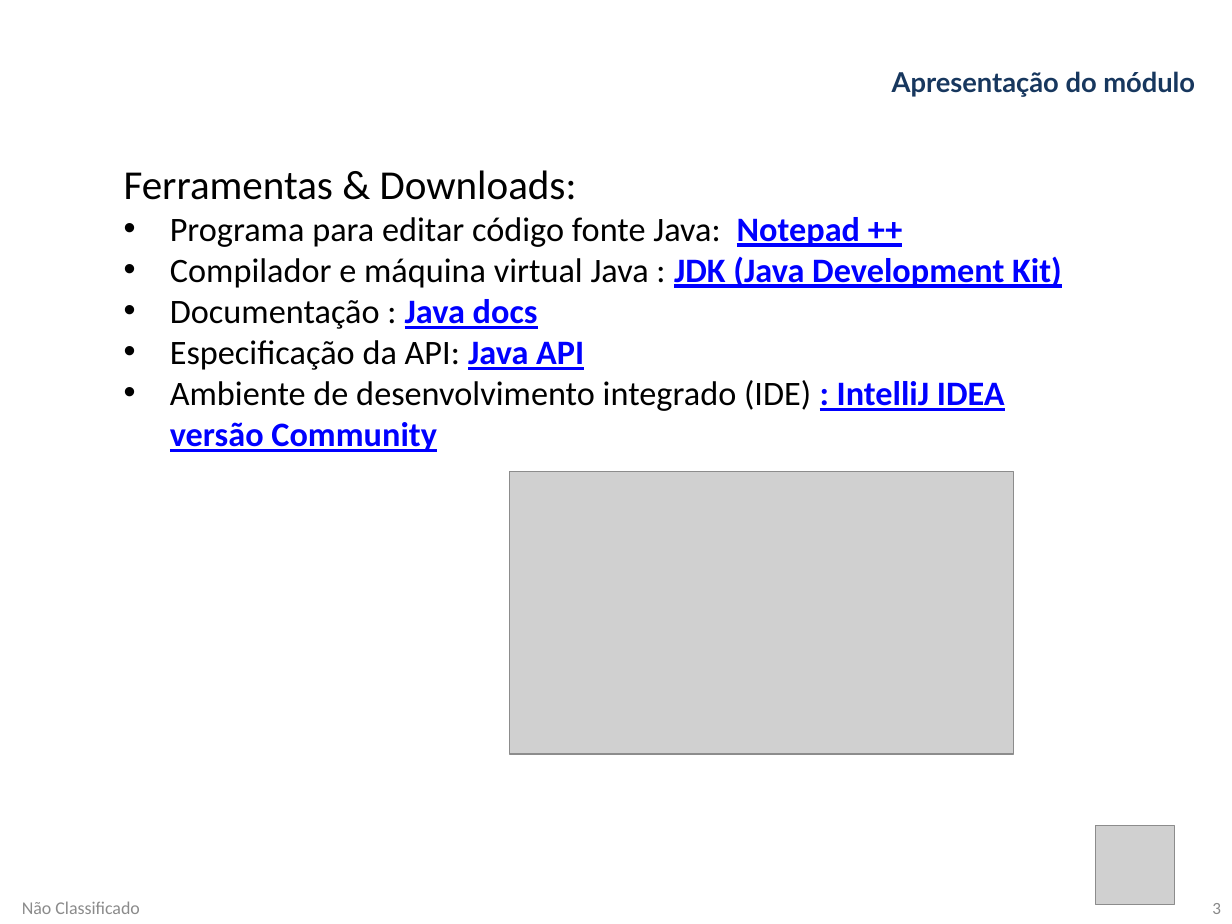
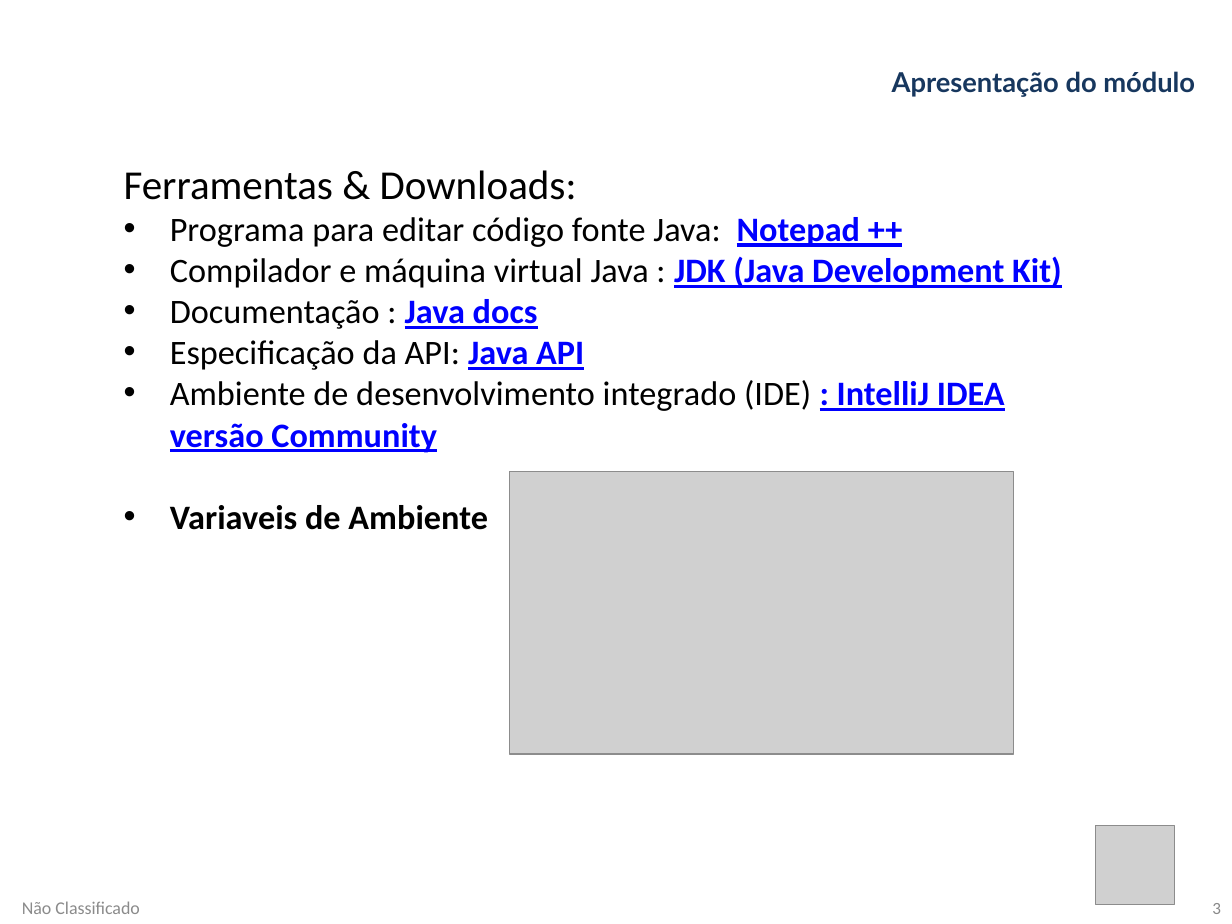
Before and after one commit to RibeiroETA08/EKP01_21_22, a slide deck: slide 3 of Slides/UFCD 0789- FJAVA (Inicial)/Apres/Apresentação.pptx. Drawn at 1232x924 pixels with LibreOffice and Linux fonts; fonts in the diff are those of the drawing; grey boxes stand for pictures; background and template pictures are left out. Boxes give left, top, right and bottom in pixels: in the first picture for what was removed or moved away, otherwise in the second. Text is boxed around its words. In the diff, an @@ line names an element or a change of style, - is before the commit and + after.

```diff
--- a/Slides/UFCD 0789- FJAVA (Inicial)/Apres/Apresentação.pptx
+++ b/Slides/UFCD 0789- FJAVA (Inicial)/Apres/Apresentação.pptx
@@ text at (170,505,488,530): paragraph added @@
+• Variaveis de Ambiente
```
Also in this commit, not shown: 1 other slide changed, 6 other files.
